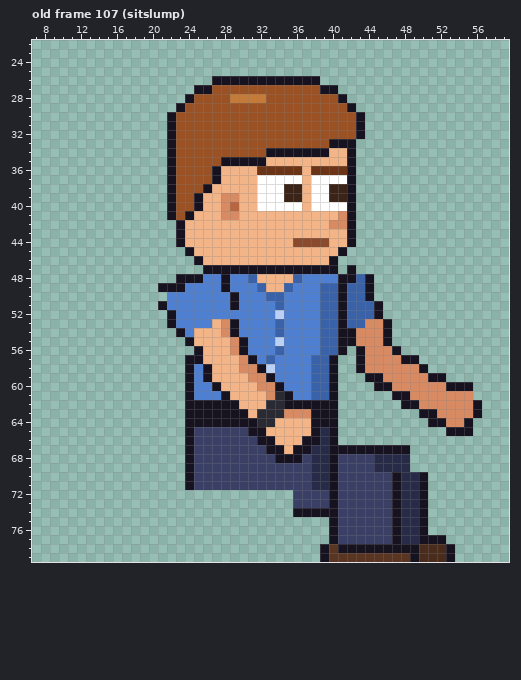
Two versions of one pixel-art file, sprites/custom/custom_intern_short_right_anim.aseprite. The picture above was drawn from the file before the commit.
64x80 pixels, 129 frames. Colours within 5 levels of each other are drawn and written as one. Shown: old frame 107 (sitslump): x 7..59, y 22..79. The commit also changed other frames, which this record leaves out.
The same view after the edit:
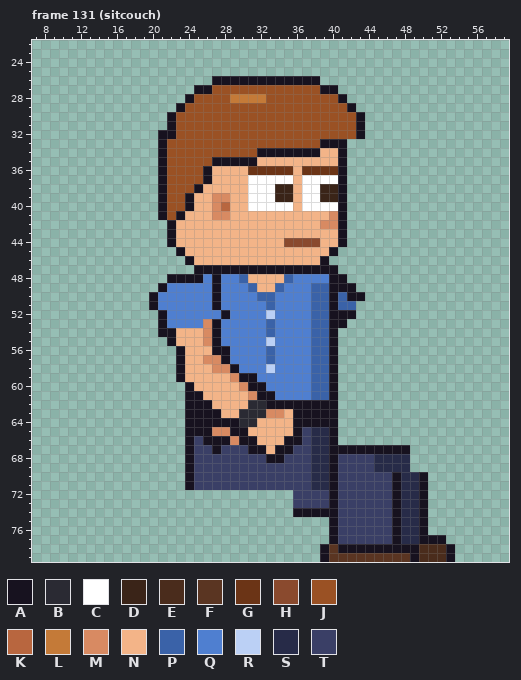
Palette (. is transparent): A #17121f  B #2a2a33  C #ffffff  D #3a2418  E #4a2c1c  F #5a3522  G #6b3416  H #8a4a2e  J #9a5124  K #b8663f  L #c47a38  M #d88a62  N #f3b488  P #3a62a8  Q #4f7fd0  R #bbd0f5  S #272b48  T #3a3f66
A new or re-ordered frame is compared with the old frame closest to it.
Change:
frames 129 -> 135
Changed rows in their new state; - is an unchanged pixel.
Frame 131 (sitcouch) is new; against old frame 107 (sitslump):
first column x 20:
32 -A-----------------------------------
33 -AJ----------------A--.--------------
34 -AJ---------A------N-A.--------------
35 -AJ----A----N--------A.--------------
36 -AJ---AN---G----NG---A.--------------
37 -AJ---AN---C----NC---A.--------------
38 -AJ--AN----C--D-NC-D-A.--------------
39 -AJ-AN-M-N-C--D-NC-D-A.--------------
40 -AJ-AN-MKN-C----NC---A.--------------
41 -AJAN--M-N----------MA.--------------
42 --AN---------------M-A.--------------
43 --AN-----------------A.--------------
44 --AN-----------H---N-A.--------------
45 ---AN---------------A.---------------
46 ----AN-------------A.----------------
47 -----A----------------.--------------
48 --A----AQ-PN---PQ---A-...------------
49 --QQ---AQ--PN-PQ--P-A-A..------------
50 AQ-----A-Q--P-Q---P-APAA.------------
51 AQ-----A-Q---PQ---P-AP-...-----------
52 -AQ-----A----RQ---P-A-A...-----------
53 -AQ---MAQQ---PQ---P-A-.....----------
54 -AANN-MAQQ---PQ---P-A......----------
55 --ANN-MAQQQ--RQ---P-A......----------
56 ---ANN-AAQQ--PQ---P-A.-.....---------
57 ---ANNMMAQQQ-----------.......-------
58 ---ANNNMMAQQQ----------........------
59 ---ANNN--MAAQQ----------.........----
60 -----NNN--MAAQQ----------...........-
61 -----ANNN--MAAQQ-----------.........-
62 -------NNN-BBAA-------------.........
63 --------NNBB-MMNAA------------.......
64 ----------BBNN--AA-------------.....-
65 -----AAMMAANN---ATS--------------...-
66 ------AAAMAANN-AATS------------------
67 -------A---AAN-ATT-------------------
68 -------------A-TT--------------------
Boxes around the changes in both pictures, in picture pixels (x1, y1, x2, y2):
changed: (149, 130, 482, 463)
